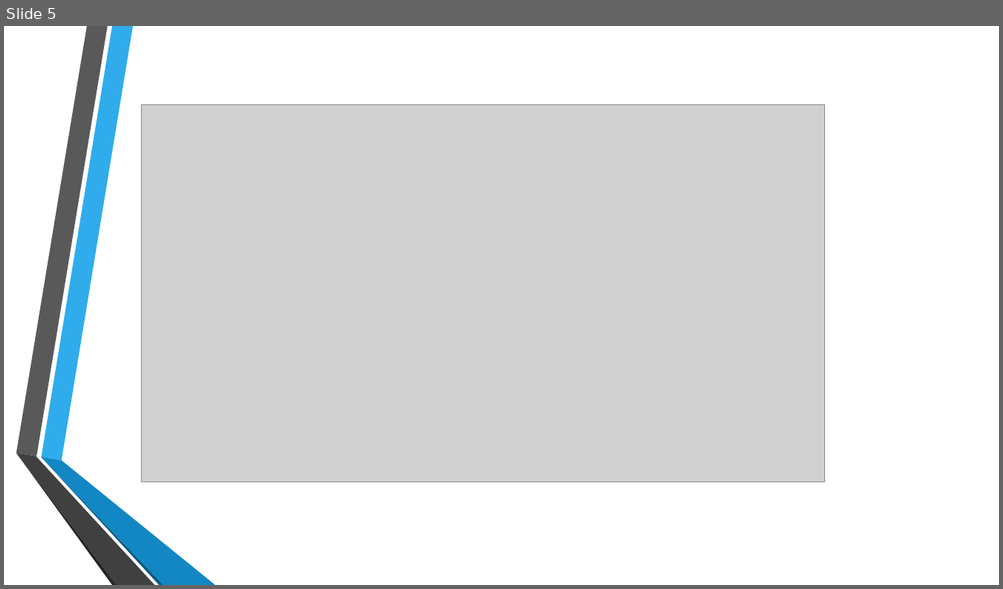
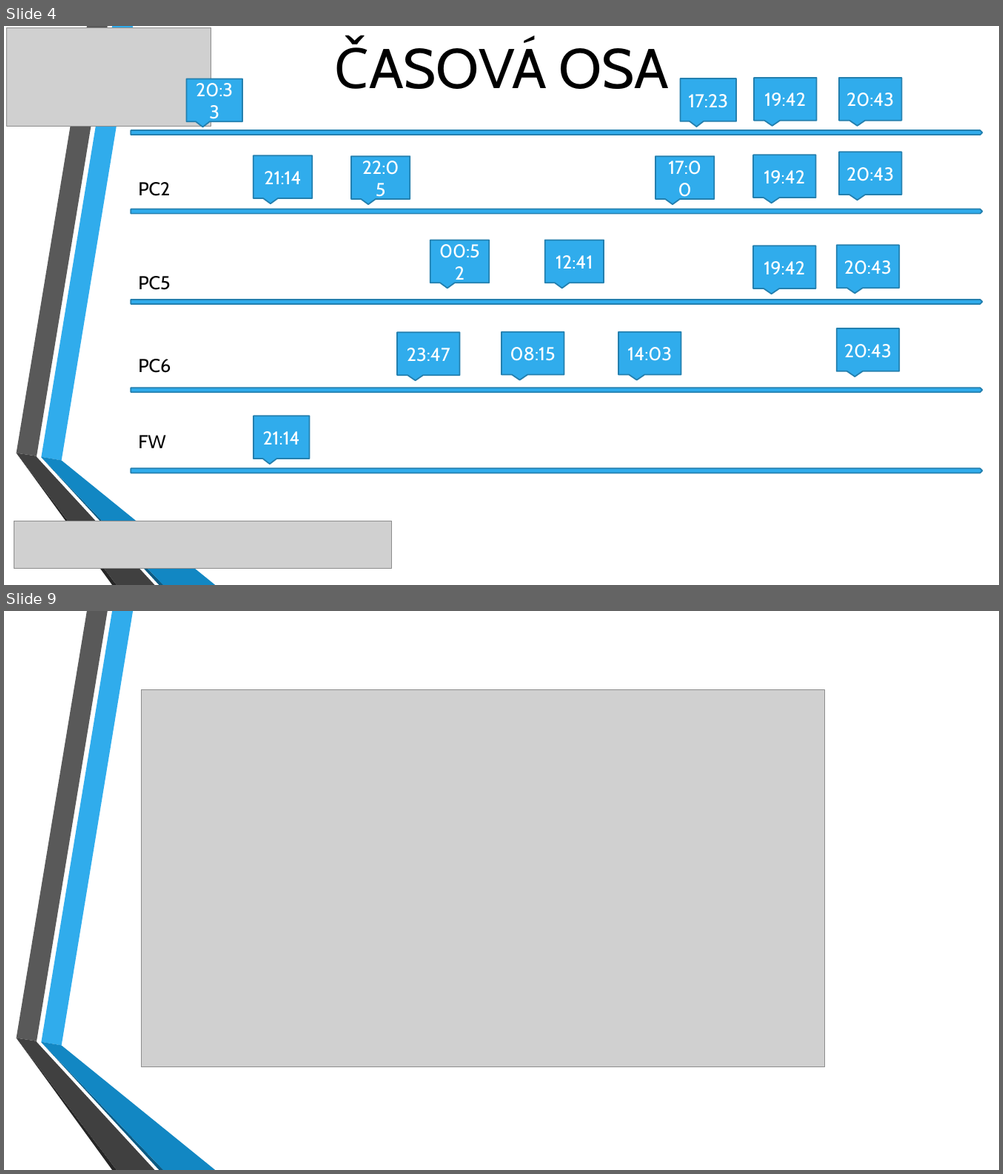
Before and after one commit to unitbrno/big-data-Last-Minute, a slide deck: LastMinute.pptx. Shown one above the other, each under a label of ours: slide 5 before the commit, slides 4 and 9 after it; the slides between them are not shown. The pictures are 1003x589 and 1003x1174 pixels, drawn with LibreOffice and Linux fonts; fonts in the diff are those of the drawing; grey boxes stand for pictures; background and template pictures are left out. Boxes give left, top, right and bottom in pixels: in the first picture for what was removed or moved away, otherwise in the second. Text is boxed around its words. In the diff, an @@ line names an element or a change of style, - is before the commit and + after.

```diff
--- a/LastMinute.pptx
+++ b/LastMinute.pptx
@@ slide 4 added at (4,26,999,585), background picture (left out); not listed: 6 template elements that a slide beside it also shows @@
@@ picture added at (6,28,210,126) @@
@@ title added at (559,48,669,89), 54 pt, text #000000 @@
+ČASOVÁ OSA
@@ speech box added at (186,79,242,121), fill #30ACEC, outline #247FAF 1.25 pt, 18 pt, text #FFFFFF @@
+20:33
@@ speech box added at (680,79,736,121), fill #30ACEC, outline #247FAF 1.25 pt, 18 pt, text #FFFFFF @@
+17:23
@@ speech box added at (754,78,817,120), fill #30ACEC, outline #247FAF 1.25 pt, 18 pt, text #FFFFFF @@
+19:42
@@ speech box added at (839,78,902,120), fill #30ACEC, outline #247FAF 1.25 pt, 18 pt, text #FFFFFF @@
+20:43
@@ pentagon arrow added at (131,130,982,135), fill #30ACEC, outline #247FAF 1.25 pt @@
@@ text added at (138,126,167,127), 18 pt, text #000000 @@
+PC1
@@ speech box added at (253,156,312,198), fill #30ACEC, outline #247FAF 1.25 pt, 18 pt, text #FFFFFF @@
+21:14
@@ speech box added at (351,156,410,199), fill #30ACEC, outline #247FAF 1.25 pt, 18 pt, text #FFFFFF @@
+22:05
@@ speech box added at (655,156,714,199), fill #30ACEC, outline #247FAF 1.25 pt, 18 pt, text #FFFFFF @@
+17:00
@@ speech box added at (753,155,816,198), fill #30ACEC, outline #247FAF 1.25 pt, 18 pt, text #FFFFFF @@
+19:42
@@ speech box added at (839,152,902,195), fill #30ACEC, outline #247FAF 1.25 pt, 18 pt, text #FFFFFF @@
+20:43
@@ text added at (138,182,170,196), 18 pt, text #000000 @@
+PC2
@@ pentagon arrow added at (131,210,982,214), fill #30ACEC, outline #247FAF 1.25 pt @@
@@ speech box added at (430,240,489,283), fill #30ACEC, outline #247FAF 1.25 pt, 18 pt, text #FFFFFF @@
+00:52
@@ speech box added at (545,240,604,283), fill #30ACEC, outline #247FAF 1.25 pt, 18 pt, text #FFFFFF @@
+12:41
@@ speech box added at (753,246,816,289), fill #30ACEC, outline #247FAF 1.25 pt, 18 pt, text #FFFFFF @@
+19:42
@@ speech box added at (836,245,899,288), fill #30ACEC, outline #247FAF 1.25 pt, 18 pt, text #FFFFFF @@
+20:43
@@ text added at (138,276,170,290), 18 pt, text #000000 @@
+PC5
@@ pentagon arrow added at (131,300,982,304), fill #30ACEC, outline #247FAF 1.25 pt @@
@@ speech box added at (397,332,460,375), fill #30ACEC, outline #247FAF 1.25 pt, 18 pt, text #FFFFFF @@
+23:47
@@ speech box added at (502,332,564,375), fill #30ACEC, outline #247FAF 1.25 pt, 18 pt, text #FFFFFF @@
+08:15
@@ speech box added at (618,332,680,375), fill #30ACEC, outline #247FAF 1.25 pt, 18 pt, text #FFFFFF @@
+14:03
@@ speech box added at (836,329,899,372), fill #30ACEC, outline #247FAF 1.25 pt, 18 pt, text #FFFFFF @@
+20:43
@@ text added at (138,359,170,373), 18 pt, text #000000 @@
+PC6
@@ pentagon arrow added at (131,388,982,392), fill #30ACEC, outline #247FAF 1.25 pt @@
@@ speech box added at (253,416,309,459), fill #30ACEC, outline #247FAF 1.25 pt, 18 pt, text #FFFFFF @@
+21:14
@@ text added at (138,435,166,449), 18 pt, text #000000 @@
+FW
@@ pentagon arrow added at (131,469,982,474), fill #30ACEC, outline #247FAF 1.25 pt @@
@@ picture added at (14,521,391,569) @@
@@ what was slide 5 is now slide 9 @@
```
Also in this commit, not shown: 3 slides changed, 4 other slides added, 1 slide removed, 3 other files.
